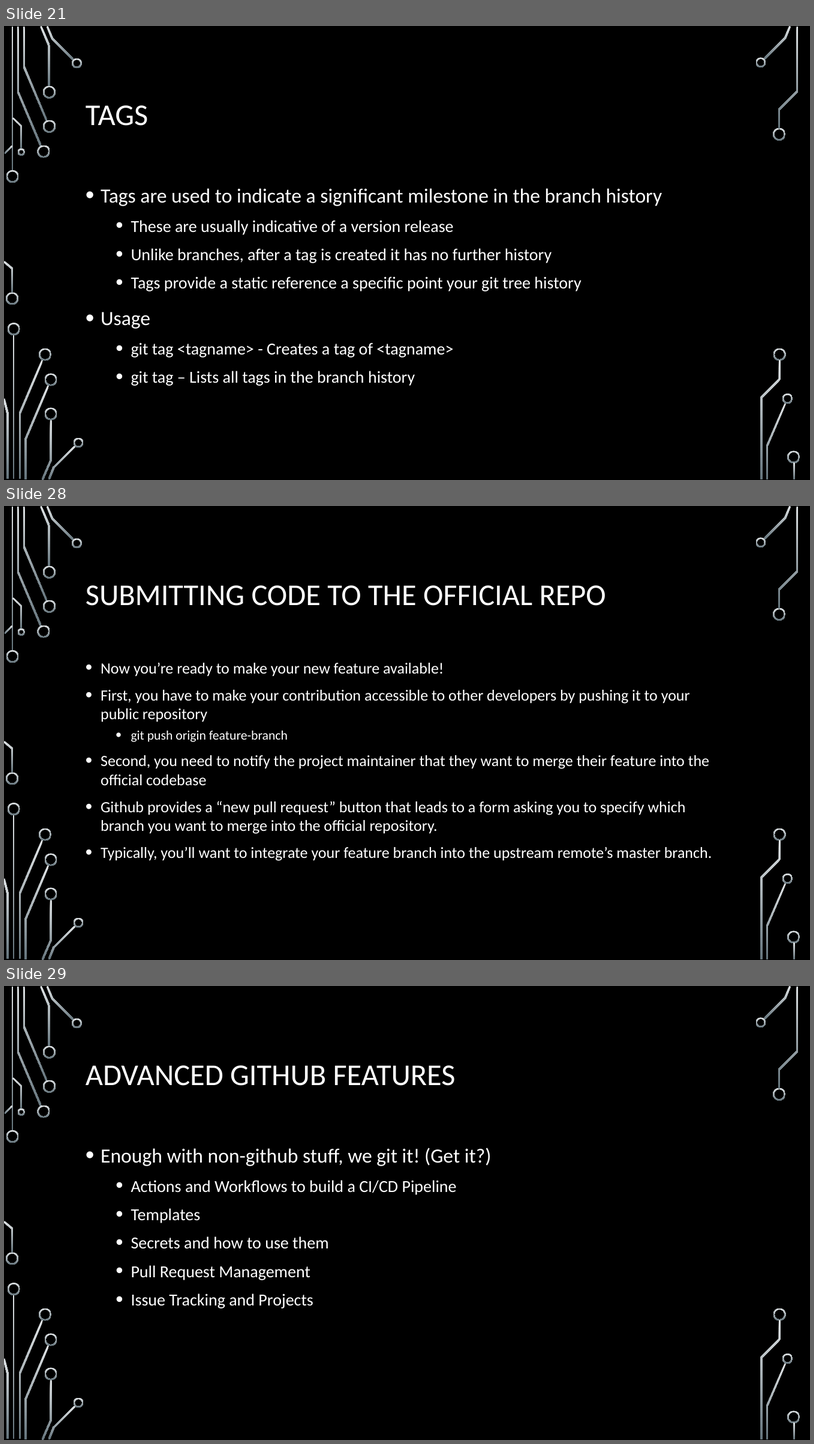
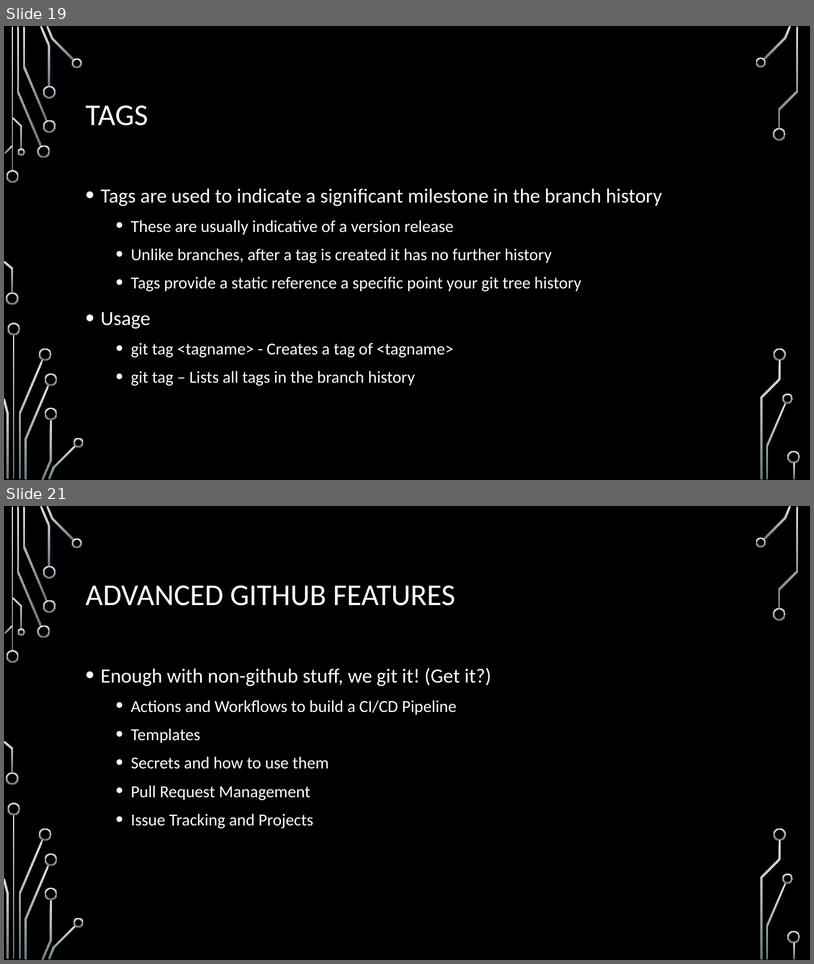
Before and after one commit to onideus/github-101-website, a slide deck: resources/Advanced github topics.pptx. Shown one above the other, each under a label of ours: slides 21, 28 and 29 before the commit, slides 19 and 21 after it; the slides between them are not shown. The pictures are 814x1444 and 814x964 pixels, drawn with LibreOffice and Linux fonts; fonts in the diff are those of the drawing; background and template pictures are left out. Boxes give left, top, right and bottom in pixels: in the first picture for what was removed or moved away, otherwise in the second. Text is boxed around its words. In the diff, an @@ line names an element or a change of style, - is before the commit and + after.

```diff
--- a/resources/Advanced github topics.pptx
+++ b/resources/Advanced github topics.pptx
@@ slide 28 removed at (x1=4, y1=506, x2=810, y2=960), background picture (left out); not listed: 36 template elements that a slide beside it also shows @@
@@ title removed at (x1=86, y1=585, x2=606, y2=606) @@
-SUBMITTING CODE TO THE OFFICIAL REPO
@@ text removed at (x1=101, y1=662, x2=713, y2=861) @@
-• Now you’re ready to make your new feature available!
-• First, you have to make your contribution accessible to other developers by pushing it to your public repository
-  • git push origin feature-branch
-• Second, you need to notify the project maintainer that they want to merge their feature into the official codebase
-• Github provides a “new pull request” button that leads to a form asking you to specify which branch you want to merge into the official repository.
-• Typically, you’ll want to integrate your feature branch into the upstream remote’s master branch.
@@ what was slide 21 is now slide 19 @@
@@ what was slide 29 is now slide 21 @@
```
Also in this commit, not shown: 8 slides changed, 7 other slides removed, 1 other file.
